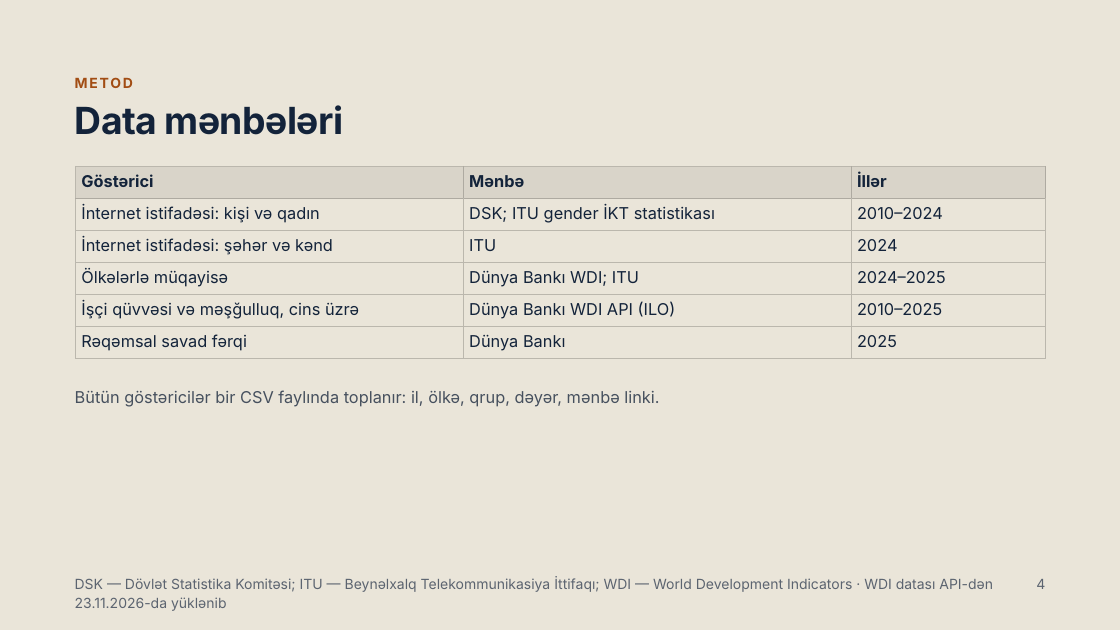
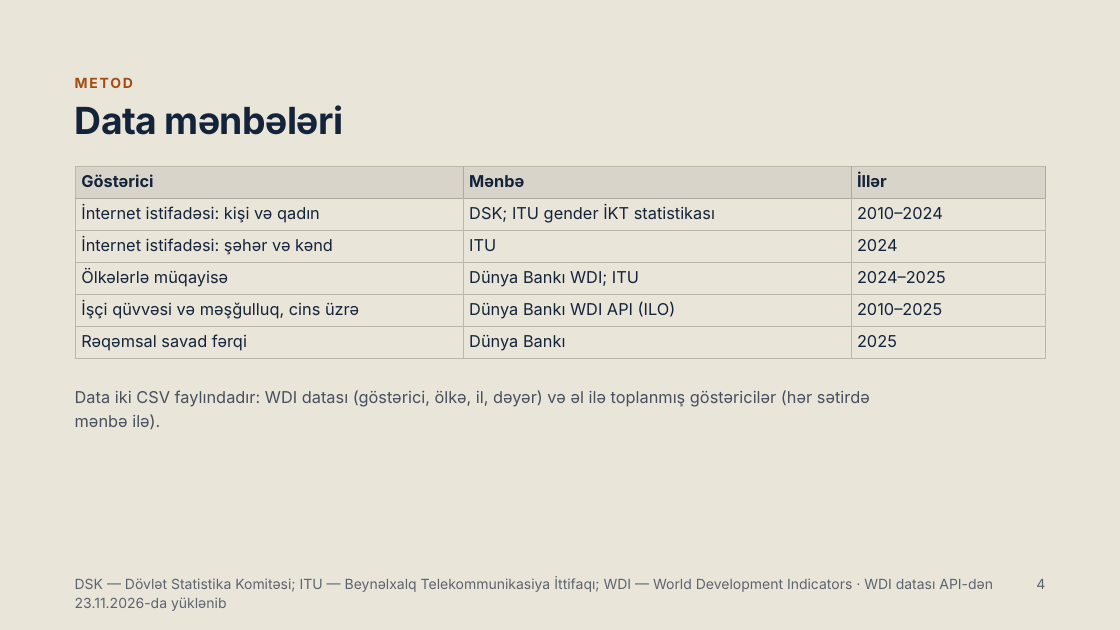
Before and after one commit to faganvaliyev/lesson, a slide deck: slide 4 of Rəqəmsal uçurum və əmək bazarı.pptx. Drawn at 1120x630 pixels with LibreOffice and Linux fonts; fonts in the diff are those of the drawing. Boxes give left, top, right and bottom in pixels: in the first picture for what was removed or moved away, otherwise in the second. Text is boxed around its words. In the diff, an @@ line names an element or a change of style, - is before the commit and + after.

```diff
--- a/Rəqəmsal uçurum və əmək bazarı.pptx
+++ b/Rəqəmsal uçurum və əmək bazarı.pptx
@@ text at <box>75,390,870,429</box>: text changed @@
-Bütün göstəricilər bir CSV faylında toplanır: il, ölkə, qrup, dəyər, mənbə linki.
+Data iki CSV faylındadır: WDI datası (göstərici, ölkə, il, dəyər) və əl ilə toplanmış göstəricilər (hər sətirdə mənbə ilə).
```
Also in this commit, not shown: 1 other slide changed, 1 other file.
